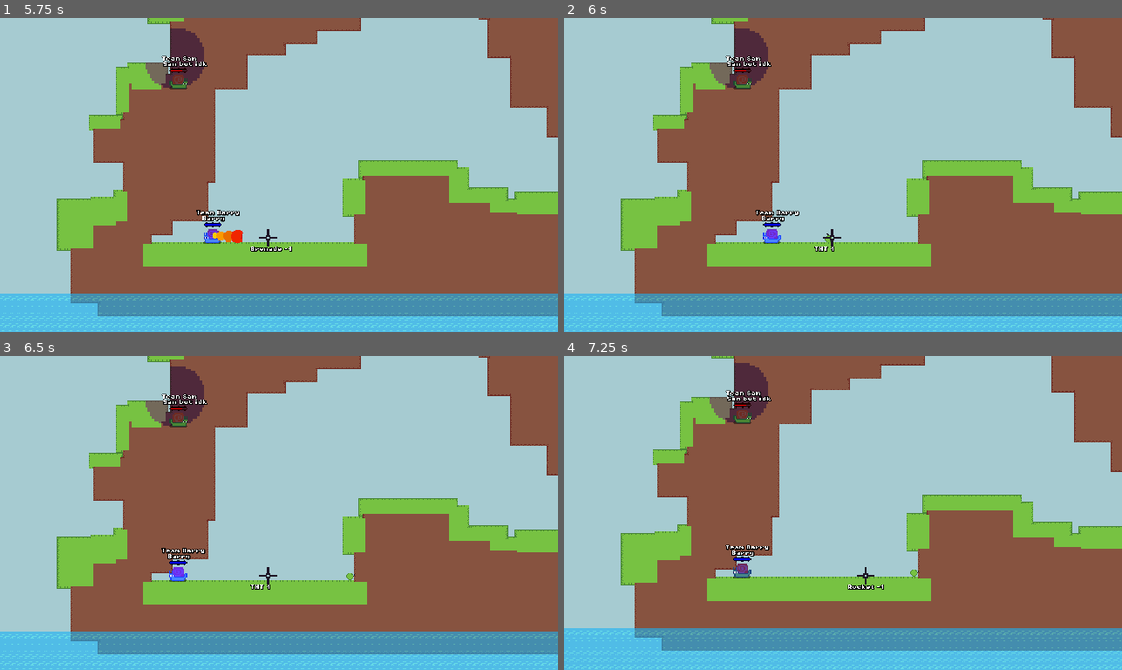
Above: before the commit, frames 1-4 (two rows, left to right).
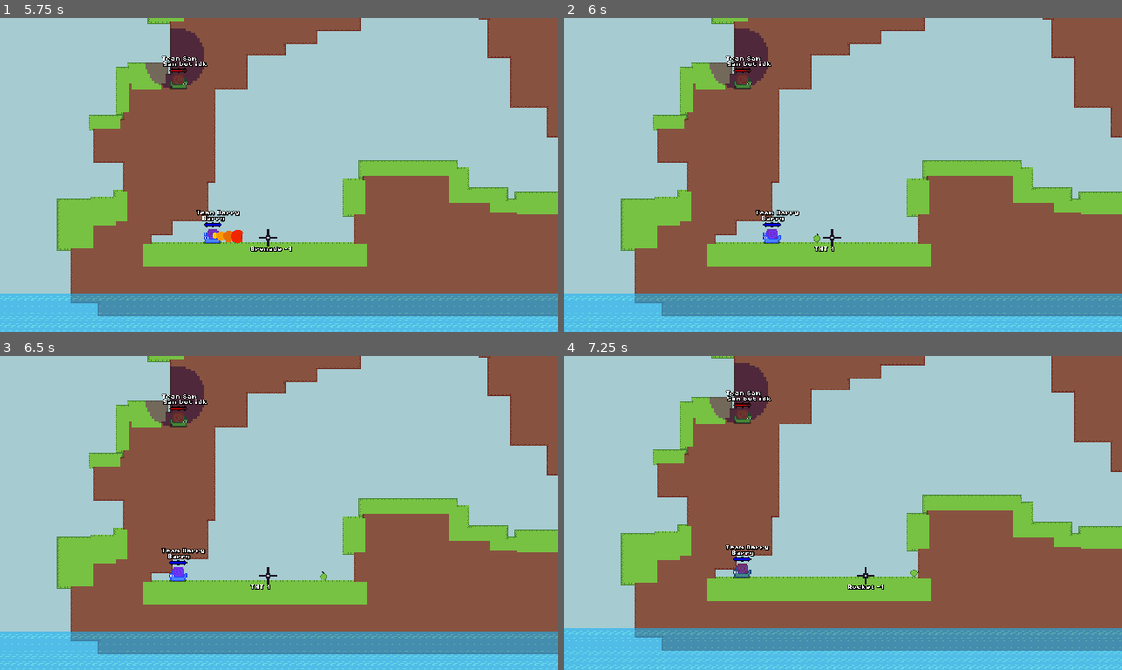
Above: after the commit, the same moments.

Repository: codingbanana21/Snail-Wars
Game: Godot game, scene res://scenes/game.tscn
Same seed, same stepped clock (60 frames per second), same inputs: the game is played once before the commit and once after it.
Inputs (mouse positions are in pixels of both pictures, inside the frame that each line leads up to):
- Up to frame 1 (5.75 s): tap Enter (skip) at 0.5 s; move the mouse to (306, 175) at 0.52 s; press the mouse at (306, 175) at 0.53 s; hold D (right) 0.53-2.03 s; tap W (jump) at 0.77, 1.52, 3.02, 3.77, 4.52 s; move the mouse to (251, 175) at 1.27 s; release the mouse at (251, 175) at 1.28 s; tap Mouse wheel down (last_weapon) at 1.35, 3.6 s; move the mouse to (290, 168) at 2.02 s; hold A (left) 2.03-2.78 s; tap Mouse wheel up (next_weapon) at 2.1, 4.35 s; move the mouse to (273, 181) at 2.77 s; hold D (right) 2.78-4.28 s; click (273, 181) at 2.85 s; move the mouse to (323, 178) at 3.52 s; move the mouse to (234, 171) at 4.27 s; hold A (left) 4.28-5.03 s; move the mouse to (284, 175) at 5.02 s; press the mouse at (284, 175) at 5.03 s; hold D (right) from 5.03 s (still down)
- Up to frame 2 (6 s): move the mouse to (820, 168) at 5.77 s; release D (right) at 5.78 s; release the mouse at (820, 168) at 5.78 s; hold A (left) from 5.78 s (still down); tap Mouse wheel down (last_weapon) at 5.85 s
- Up to frame 3 (6.5 s): keep holding A (left); tap W (jump) at 6.02 s
- Up to frame 4 (7.25 s): keep holding A (left); move the mouse to (870, 513) at 6.52 s; tap Mouse wheel up (next_weapon) at 6.6 s; tap W (jump) at 6.77 s

Frame 1 is identical in both runs. In frame 2, less than 0.1% of the frame differs, in the area x 44-48%, y 68-72%; in frame 3, less than 0.1%, in the area x 57-64%, y 68-72%; in frame 4, less than 0.1%.

Commit message:
Clean up code and fix grenade

Diff:
--- a/projectiles/air_strike.tscn
+++ b/projectiles/air_strike.tscn
@@ -4,8 +4,6 @@
 
 [node name="AirStrike" unique_id=791496552 instance=ExtResource("1_y44nj")]
 speed = 0.0
-damage = 55.0
-knockback = 1200
 explosion_size = 22
 explosion_accuracy = 30.0
 spawn_at_mouse = true
--- a/projectiles/destroyer_of_games.tscn
+++ b/projectiles/destroyer_of_games.tscn
@@ -5,11 +5,8 @@
 [node name="DestroyerOfGames" unique_id=791496552 instance=ExtResource("1_cudxu")]
 speed = 0.0
 projectile_gravity = 1500
-damage = 100.0
-knockback = 2000
-explosion_time = 100.0
-explosion_size = 30
-explosion_accuracy = 40.0
-projectile_hp = 5
-bounce = true
+damage = 500.0
+knockback = 10000
+explosion_size = 50
+explosion_accuracy = 70.0
 spawn_at_mouse = true
--- a/projectiles/grenade.tscn
+++ b/projectiles/grenade.tscn
@@ -6,7 +6,10 @@
 [sub_resource type="CircleShape2D" id="CircleShape2D_qhqgy"]
 radius = 6.0
 
+[sub_resource type="CircleShape2D" id="CircleShape2D_5t3jc"]
+
 [node name="Grenade" unique_id=791496552 instance=ExtResource("1_yss3y")]
+bounce = true
 
 [node name="Image" parent="." index="0" unique_id=2045045234]
 texture = ExtResource("2_5t3jc")
@@ -15,4 +18,4 @@
 shape = SubResource("CircleShape2D_qhqgy")
 
 [node name="CollisionShape2D" parent="DetectBox" parent_id_path=PackedInt32Array(289666369) index="0" unique_id=1905896826]
-shape = null
+shape = SubResource("CircleShape2D_5t3jc")
--- a/projectiles/tnt.tscn
+++ b/projectiles/tnt.tscn
@@ -6,12 +6,15 @@
 [sub_resource type="CircleShape2D" id="CircleShape2D_gjjih"]
 radius = 7.0
 
+[sub_resource type="CircleShape2D" id="CircleShape2D_cudxu"]
+
 [node name="TNT" unique_id=791496552 instance=ExtResource("1_2ywih")]
-speed = 20.0
-damage = 80.0
-knockback = 1800
+speed = 15.0
+damage = 75.0
+knockback = 1700
 explosion_size = 28
 explosion_accuracy = 38.0
+bounce = true
 
 [node name="Image" parent="." index="0" unique_id=2045045234]
 texture = ExtResource("2_gjjih")
@@ -20,4 +23,4 @@
 shape = SubResource("CircleShape2D_gjjih")
 
 [node name="CollisionShape2D" parent="DetectBox" parent_id_path=PackedInt32Array(289666369) index="0" unique_id=1905896826]
-shape = null
+shape = SubResource("CircleShape2D_cudxu")
--- a/scripts/Globals.gd
+++ b/scripts/Globals.gd
@@ -4,7 +4,7 @@
 var team_turn: int = 0
 var players_in_team: int = 3
 var number_of_teams: int = 2
-var teams_weapons: Array[Array] = [[-1,-1,4,3,1,1,1], [-1,-1,4,3,1,1,1]]
+var teams_weapons: Array[Array] = [[-1,-1,3,2,1,1,1], [-1,-1,3,2,1,1,1]]
 
 
 func next_player(skip_player: bool = false):
--- a/scripts/player.gd
+++ b/scripts/player.gd
@@ -89,9 +89,6 @@
 func _physics_process(delta: float) -> void:
 	velocity.y += PLAYER_GRAVITY
 
-	if velocity.y > 64 and is_on_floor():
-		velocity.y *= -1
-
 	if Globals.player_turn == player_number and team_number == Globals.team_turn and !Input.is_action_pressed("attack"):
 		if is_on_floor():
 			dir = Input.get_axis("left", "right")
--- a/scripts/projectile.gd
+++ b/scripts/projectile.gd
@@ -34,18 +34,22 @@
 	move_and_slide()
 
 
-func explode(big_explode: bool = false):
+func explode(end_explode: bool = false):
 	projectile_hp -= 1
 
-	if projectile_hp <= 0 or big_explode:
-		big_explode = true
+	if bounce and !end_explode:
+		velocity.y *= -0.8
+		velocity.x *= 0.8
+		return
+	elif projectile_hp <= 0 or end_explode:
+		end_explode = true
 		queue_free()
 
 	var hit_particle: GPUParticles2D = load("res://scenes/hit_particle.tscn").instantiate()
 	hit_particle.global_position = global_position
 	hit_particle.emitting = true
 
-	if big_explode:
+	if end_explode:
 		Mouse.shake(damage / 10.0)
 		hit_particle.amount = int(damage)
 	else:
@@ -53,9 +57,6 @@
 		hit_particle.amount = int(damage / 2.0)
 
 	get_parent().add_child(hit_particle)
-
-	if bounce:
-		velocity.y *= -0.8
 
 	# destroy map
 	var tile_position: Vector2 = round(global_position / 4.0)
@@ -70,7 +71,7 @@
 		if dis_to < (4.0 * explosion_size):
 			var hit_power: float = clampf(16.0 / dis_to, 0.01, 1.0)
 
-			if !big_explode:
+			if !end_explode:
 				hit_power /= 2.0
 
 			player.damage(hit_power * damage)
